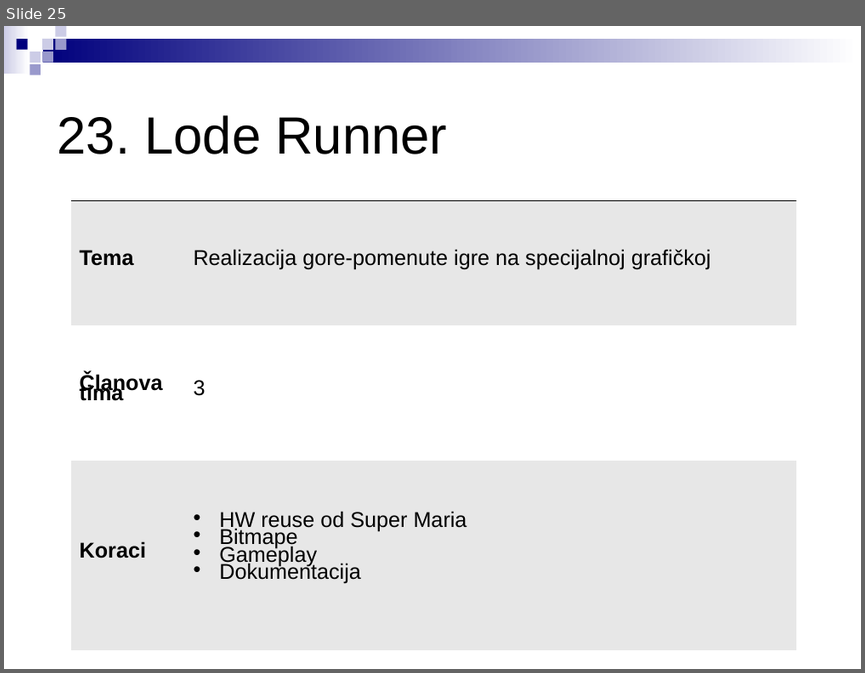
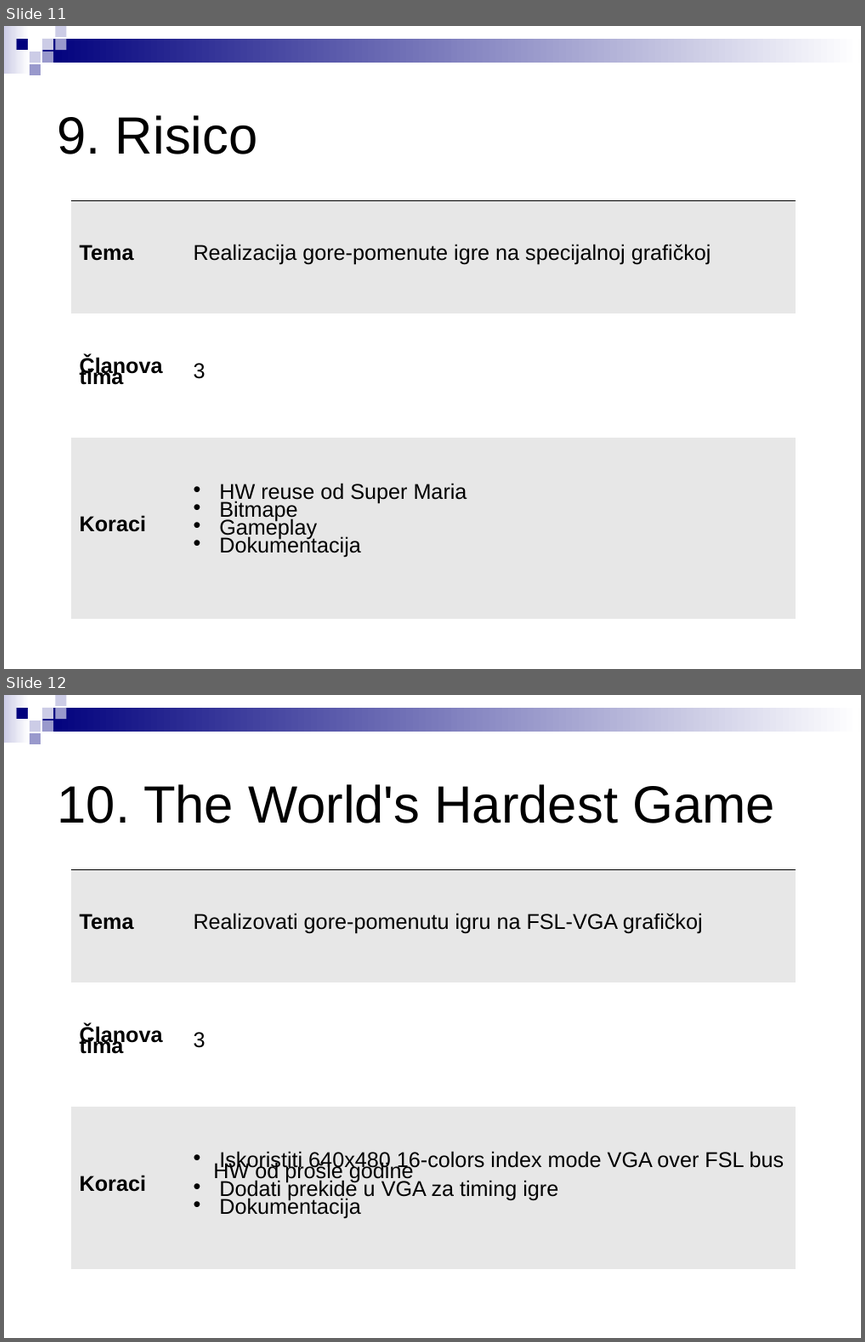
Before and after one commit to stefankoncarevic/projects_2018, a slide deck: LPRS2_projekti.ppt. Shown one above the other, each under a label of ours: slide 25 before the commit, slides 11 and 12 after it. The pictures are 865x673 and 865x1342 pixels, drawn with LibreOffice and Linux fonts; fonts in the diff are those of the drawing. Boxes give left, top, right and bottom in pixels: in the first picture for what was removed or moved away, otherwise in the second. Text is boxed around its words. In the diff, an @@ line names an element or a change of style, - is before the commit and + after.

```diff
--- a/LPRS2_projekti.ppt
+++ b/LPRS2_projekti.ppt
@@ slide 12 added at <box>4,695,861,1338</box>, background #FFFFFF; not listed: 9 template elements that a slide beside it also shows @@
@@ text added at <box>58,784,775,823</box>, 44 pt, text #000000 @@
+10. The World's Hardest Game
@@ table added at <box>71,869,795,1268</box>, 3 rows, 2 columns @@
+Tema | Realizovati gore-pomenutu igru na FSL-VGA grafičkoj
+Članova tima | 3
+Koraci | Iskoristiti 640x480 16-colors index mode VGA over FSL bus HW od prošle godine / Dodati prekide u VGA za timing igre / Dokumentacija
@@ what was slide 25 is now slide 11 @@
@@ slide 11 changed as well @@
@@ text at <box>58,115,258,154</box>: text changed @@
-23. Lode Runner
+9. Risico
@@ table at <box>71,200,795,618</box> @@
@@ line spacing 0.42 to 0.45 @@
```
Also in this commit, not shown: 21 other slides changed, 3 slides removed, 1 other file.
